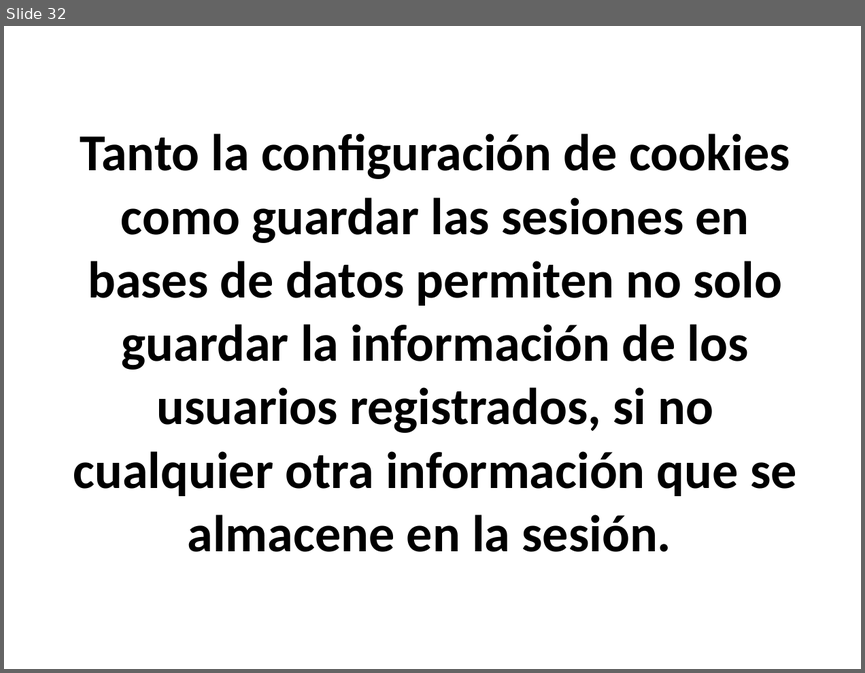
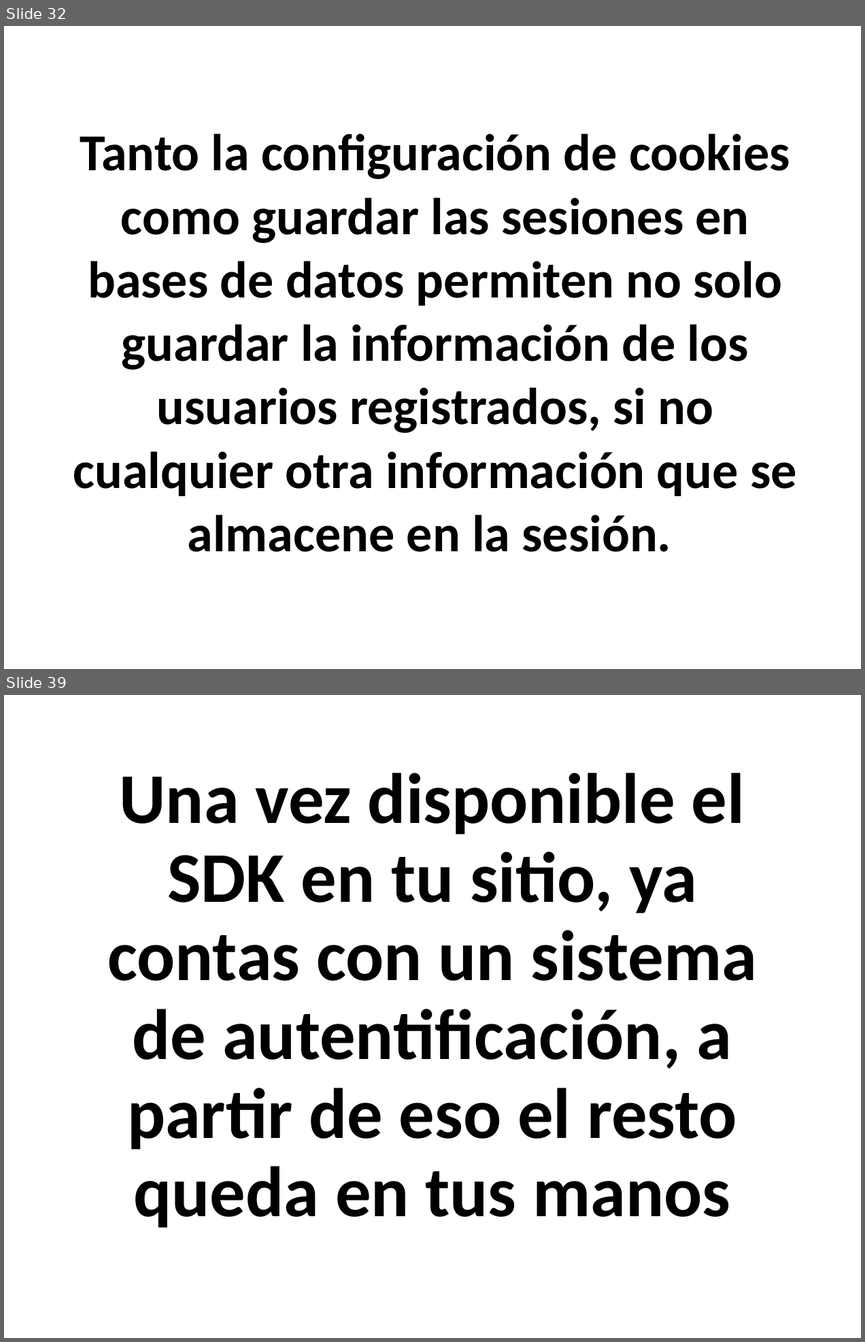
Before and after one commit to ltisera/MazeRedes, a slide deck: SSO.ppt. Shown one above the other, each under a label of ours: slide 32 before the commit, slides 32 and 39 after it; the slides between them are not shown. The pictures are 865x673 and 865x1342 pixels, drawn with LibreOffice and Linux fonts; fonts in the diff are those of the drawing. Boxes give left, top, right and bottom in pixels: in the first picture for what was removed or moved away, otherwise in the second. Text is boxed around its words. In the diff, an @@ line names an element or a change of style, - is before the commit and + after.

```diff
--- a/SSO.ppt
+++ b/SSO.ppt
@@ slide 39 added at [4,695,861,1338], background #FFFFFF @@
@@ text added at [107,773,757,1227], 66 pt, text #000000, bold @@
+Una vez disponible el SDK en tu sitio, ya contas con un sistema de autentificación, a partir de eso el resto queda en tus manos
```
Also in this commit, not shown: 1 slide changed, 6 other slides added, 2 other files.
